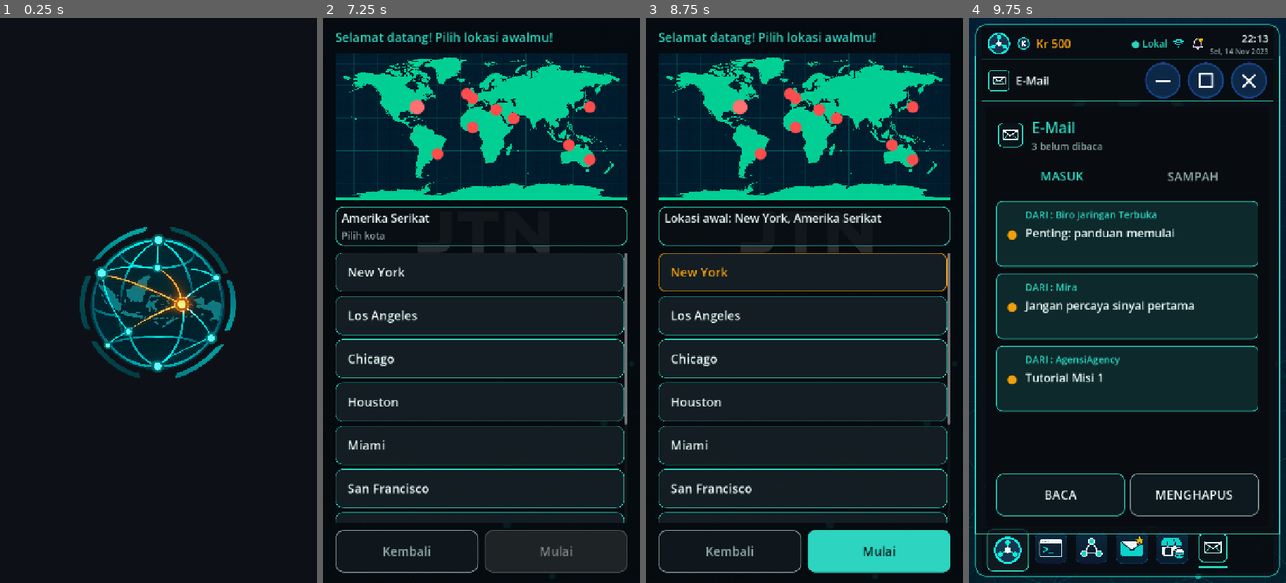
Above: before the commit, frames 1-4 (left to right).
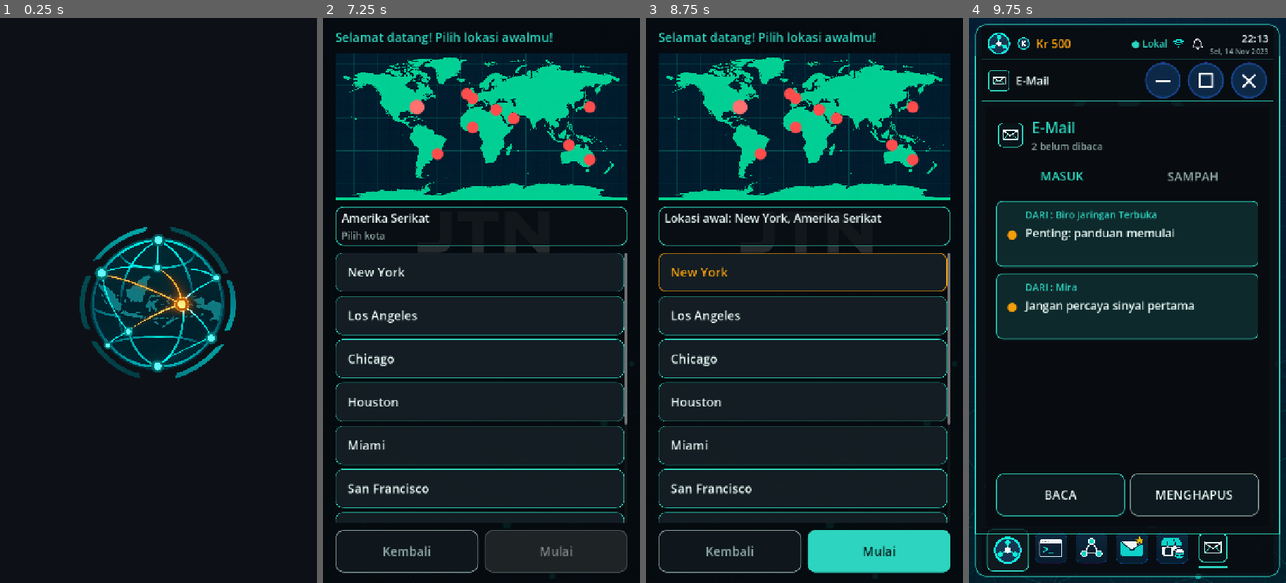
Above: after the commit, the same moments.

Repository: hadydaw/game-baru
Game: Godot game, scene res://scenes/main.tscn
Two runs of this game, one before a commit and one after it. Both use one fixed random seed, a clock stepped at 60 frames per second and the inputs below.
Inputs (mouse positions are in pixels of both pictures, inside the frame that each line leads up to):
- Up to frame 1 (0.25 s): no input
- Up to frame 2 (7.25 s): tap Enter at 0.5 s; move the mouse to (551, 272) at 0.52 s; click (551, 272) at 0.67 s; tap Space at 1.25 s; drag from (418, 328) to (465, 413) at 1.27 s; move the mouse to (513, 176) at 2.02 s; click (513, 176) at 2.17 s; click "> Sesi Baru" at 2.75 s; click "Lewati" at 3.5 s; click "●" at 4.25 s; click "●" at 5 s; click "●" at 5.75 s; click "●" at 6.5 s
- Up to frame 3 (8.75 s): click "New York" at 7.25 s; click "New York" at 8 s
- Up to frame 4 (9.75 s): click "Mulai" at 8.75 s; click "OK" at 9.5 s

Frames 1-3 are identical in both runs. In frame 4, 9.7% of the frame differs, in the area x 8-92%, y 3-70%.

Commit message:
Misi diterima lewat tombol MENERIMA, email masuk saat diterima
Misi tersedia tampil di daftar Misi tanpa diterima otomatis. Tombol MENERIMA menerima misi dan mengirim pesan masuk ke Email sekali. Tes disesuaikan dengan penerimaan eksplisit.

Co-Authored-By: Claude Haiku 5.5 <noreply@anthropic.com>
Claude-Session: https://claude.ai/code/session_011EntzauCRjaaLbaamXun78

Diff:
--- a/core/bahasa.gd
+++ b/core/bahasa.gd
@@ -34,7 +34,7 @@
 	"misi.pembayaran": {"id": "Pembayaran : Kr %d", "en": "Payment : Kr %d"},
 	"misi.persyaratan": {"id": "Persyaratan : %s", "en": "Requirement : %s"},
 	"misi.tombol_terima": {"id": "MENERIMA", "en": "ACCEPT"},
-	"misi.pesan_di_email": {"id": "Pesan misi ada di aplikasi Email.", "en": "The mission message is in the Email app."},
+	"misi.diterima": {"id": "Misi diterima. Pesan ada di aplikasi Email.", "en": "Mission accepted. The message is in the Email app."},
 	"misi.tombol_rincian": {"id": "RINCIAN", "en": "DETAILS"},
 	"misi.tombol_hapus": {"id": "MENGHAPUS", "en": "DELETE"},
 	"misi.label_dari": {"id": "DARI : %s", "en": "FROM : %s"},
--- a/core/misi/misi.gd
+++ b/core/misi/misi.gd
@@ -3,7 +3,7 @@
 
 # Pusat Misi: data misi dibaca dari JSON. Status disimpan di sesi pemain:
 #   tidak ada di s.misi  = belum diterima
-#   "aktif"              = pesan sudah diterima, tujuan sedang dikerjakan
+#   "aktif"              = sudah diterima pemain lewat MENERIMA, tujuan sedang dikerjakan
 #   "selesai"            = semua tujuan terpenuhi; hadiah diberikan sekali lewat Hadiah.
 # Semua pemeriksaan memakai flag di Jaringan.progres, sehingga hasil tindakan pemain yang sebenarnya.
 
@@ -52,18 +52,27 @@
 		for m in daftar():
 			var id := String(m["id"])
 			var dari := String(m["pengirim"])
-			if not s.misi.has(id):
-				if _semua_ada(s, m.get("syarat_terima", [])):
-					s.misi[id] = "aktif"
-					_kirim(s, id, dari, _pesan_masuk_lengkap(m))
-					berubah = true
-			elif String(s.misi[id]) == "aktif" and _tujuan_selesai(s, m):
+			if String(s.misi.get(id, "")) == "aktif" and _tujuan_selesai(s, m):
 				s.misi[id] = "selesai"
 				_kirim(s, id, dari, m["pesan_selesai"])
 				Hadiah.selesaikan_misi(s, id)
 				berubah = true
-			elif String(s.misi[id]) == "aktif" and _cek_tahap(s, m):
+			elif String(s.misi.get(id, "")) == "aktif" and _cek_tahap(s, m):
 				berubah = true
+
+# Misi tersedia: syarat terpenuhi, tetapi belum diterima pemain.
+static func tersedia(s: ShellSession, m: Dictionary) -> bool:
+	return not s.misi.has(String(m["id"])) and _semua_ada(s, m.get("syarat_terima", []))
+
+# Pemain menerima misi lewat tombol MENERIMA. Pesan masuk dikirim ke Email sekali di sini.
+static func terima(s: ShellSession, id: String) -> bool:
+	var m := temukan(id)
+	if m.is_empty() or not tersedia(s, m):
+		return false
+	s.misi[id] = "aktif"
+	_kirim(s, id, String(m["pengirim"]), _pesan_masuk_lengkap(m))
+	perbarui(s)
+	return true
 
 # Mengganti penanda {ip:id} dengan IP node sesi ini. IP tidak pernah ditulis permanen di data misi.
 static func ganti_ip(s: ShellSession, teks: String) -> String:
--- a/tests/test_alur_lengkap.gd
+++ b/tests/test_alur_lengkap.gd
@@ -52,6 +52,7 @@
 	for cmd in LANGKAH:
 		_jalankan(s, cmd)
 		Misi.perbarui(s)
+		Misi.terima(s, "misi_1")
 	assert_eq(String(s.misi.get("misi_1", "")), "selesai", "Tutorial 1 harus selesai")
 	assert_true(s.hadiah_diambil.has("misi_1"), "hadiah misi_1 diterima")
 	assert_true(s.wifi.terakses.has("LAB-WIFI-01"), "akses jaringan laboratorium terbuka")
@@ -82,6 +83,7 @@
 	for cmd in LANGKAH:
 		semua.append_array(_jalankan(s, cmd))
 		Misi.perbarui(s)
+		Misi.terima(s, "misi_1")
 	var kata := [" tidak ", " belum ", " sudah ", " dengan ", " untuk ", " dari ", " ditemukan", " dimiliki", " terkunci", …(330 unchanged characters)…
 	var bocor: Array = []
 	for baris in semua:
--- a/tests/test_ceklis_help.gd
+++ b/tests/test_ceklis_help.gd
@@ -9,6 +9,7 @@
 func _sesi() -> ShellSession:
 	var s := ShellSession.new(Vfs.new({"tipe": "dir", "pemilik": "root", "grup": "root", "izin": "rwxr-xr-x", "isi": {}}), Jaringan.muat(), "operator")
 	Misi.perbarui(s)
+	Misi.terima(s, "misi_1")
 	return s
 
 func _tujuan_help_selesai(s: ShellSession) -> bool:
--- a/tests/test_misi.gd
+++ b/tests/test_misi.gd
@@ -15,6 +15,7 @@
 func _baru() -> ShellSession:
 	var s := ShellSession.new(Vfs.new(_fs_awal()), Jaringan.muat(), "operator")
 	Misi.perbarui(s)
+	Misi.terima(s, "misi_1")
 	return s
 
 func before_each() -> void:
@@ -77,7 +78,9 @@
 	assert_eq(s.economy.saldo, 500 + 150, "hadiah kredit diberikan")
 	assert_eq(s.reputation.get_nilai("kolektif_senja"), 5, "hadiah reputasi diberikan")
 	Misi.perbarui(s)
+	Misi.terima(s, "misi_1")
 	Misi.perbarui(s)
+	Misi.terima(s, "misi_1")
 	assert_eq(s.economy.saldo, 650, "hadiah tidak berulang")
 	assert_eq(s.pesan_misi.size(), 2, "pesan selesai hanya sekali")
 
@@ -93,19 +96,27 @@
 	assert_eq(pulih.pesan_misi.size(), 2)
 	assert_eq(pulih.economy.saldo, 650, "saldo tidak berubah saat dimuat")
 
-func test_simpanan_lama_tanpa_status_misi_menerima_pesan() -> void:
+func test_misi_tersedia_belum_diterima_sampai_menerima() -> void:
 	var data := {"fs": _fs_awal(), "cwd": "/home/operator", "riwayat": []}
 	var s := ShellSession.dari_dict(data)
+	assert_false(s.misi.has("misi_1"), "belum diterima otomatis")
+	assert_eq(s.pesan_misi.size(), 0, "belum ada email sebelum MENERIMA")
+	assert_true(Misi.tersedia(s, Misi.temukan("misi_1")))
+	assert_true(Misi.terima(s, "misi_1"))
 	assert_eq(String(s.misi.get("misi_1", "")), "aktif")
+	assert_eq(s.pesan_misi.size(), 1)
+	assert_false(Misi.terima(s, "misi_1"), "menerima dua kali tidak mengirim email lagi")
 	assert_eq(s.pesan_misi.size(), 1)
 
 func test_simpanan_lama_dengan_tindakan_selesai_diberi_hadiah_sekali() -> void:
 	var data := {"fs": _fs_awal(), "cwd": "/home/operator", "riwayat": [],
+		"misi": {"misi_1": "aktif"},
 		"jaringan": {"progres": ["ssh:arsip", "baca:arsip:catatan.txt"]}}
 	var s := ShellSession.dari_dict(data)
 	assert_eq(String(s.misi["misi_1"]), "selesai", "tindakan lama langsung dihitung")
 	assert_eq(s.economy.saldo, 650)
 	Misi.perbarui(s)
+	Misi.terima(s, "misi_1")
 	assert_eq(s.economy.saldo, 650, "tidak berulang")
 
 # Layar Pusat Misi harus bisa dibangun dari sesi yang sudah berisi misi aktif.
--- a/tests/test_misi_tutorial.gd
+++ b/tests/test_misi_tutorial.gd
@@ -7,6 +7,7 @@
 func _sesi() -> ShellSession:
 	var s := ShellSession.new(Vfs.new({"tipe": "dir", "pemilik": "root", "grup": "root", "izin": "rwxr-xr-x", "isi": {}}), Jaringan.muat(), "operator")
 	Misi.perbarui(s)
+	Misi.terima(s, "misi_1")
 	return s
 
 func _jalan(s: ShellSession, perintah: String) -> Array:
--- a/tests/test_pesan_misi_rincian.gd
+++ b/tests/test_pesan_misi_rincian.gd
@@ -8,6 +8,7 @@
 func _sesi() -> ShellSession:
 	var s := ShellSession.new(Vfs.new({"tipe": "dir", "pemilik": "root", "grup": "root", "izin": "rwxr-xr-x", "isi": {}}), Jaringan.muat(), "operator")
 	Misi.perbarui(s)
+	Misi.terima(s, "misi_1")
 	return s
 
 func test_email_masuk_memuat_rincian() -> void:
--- a/ui/pusat_misi.gd
+++ b/ui/pusat_misi.gd
@@ -243,7 +243,7 @@
 	var terlihat: Array = []
 	for m in misi_kat:
 		var st := String(_sesi.misi.get(String(m["id"]), ""))
-		if st == "aktif" or st == "selesai":
+		if st == "aktif" or st == "selesai" or Misi.tersedia(_sesi, m):
 			terlihat.append(m)
 	if not terlihat.has(_cari_misi(_misi_terpilih)):
 		_misi_terpilih = String(terlihat[0]["id"]) if not terlihat.is_empty() else ""
@@ -325,7 +325,8 @@
 			_segarkan_semua())
 		_bawah.add_child(keluar)
 		var ada := _misi_terpilih != ""
-		var terima := _tombol_bawah(Bahasa.t("misi.tombol_terima"), Tema.TEAL, ada)
+		var bisa_terima := ada and Misi.tersedia(_sesi, _cari_misi(_misi_terpilih))
+		var terima := _tombol_bawah(Bahasa.t("misi.tombol_terima"), Tema.TEAL, bisa_terima)
 		terima.pressed.connect(_terima_misi)
 		_bawah.add_child(terima)
 		var rincian := _tombol_bawah(Bahasa.t("misi.tombol_rincian"), Tema.TEAL, ada)
@@ -349,9 +350,13 @@
 		_segarkan_semua())
 	_bawah.add_child(pilih)
 
-# MENERIMA: misi sudah diterima otomatis, dan pesannya ada di aplikasi Email.
+# MENERIMA: misi diterima pemain, lalu pesan masuk ke aplikasi Email.
 func _terima_misi() -> void:
-	_hint.text = Bahasa.t("misi.pesan_di_email")
+	if _misi_terpilih == "" or not Misi.terima(_sesi, _misi_terpilih):
+		return
+	Penyimpanan.simpan_sesi(_sesi)
+	_segarkan_semua()
+	_hint.text = Bahasa.t("misi.diterima")
 
 func _tombol_bawah(teks: String, warna_batas: Color, aktif: bool) -> Button:
 	var b := Button.new()
